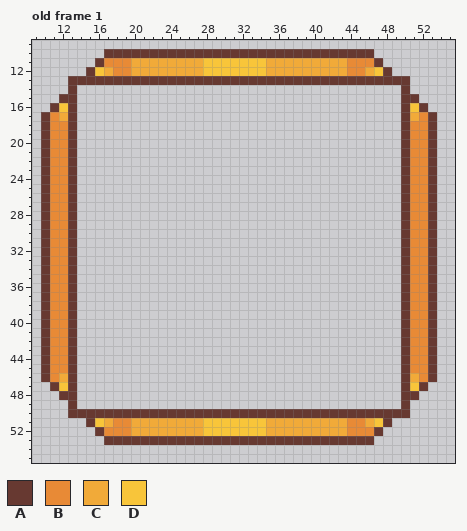
One commit to this pixel-art file: 과거시험 시제/이미지 작업/interface/tab/tabRing.aseprite. The first picture shows the starting point.
64x64 pixels, 1 frame. Shown: old frame 1: x 9..55, y 9..55.
Palette (. is transparent): A #673931  B #e88a36  C #f1aa39  D #f8c53a
Pixels before, old frame 1, first column x 10:
10 .......AAAAAAAAAAAAAAAAAAAAAAAAAAAAAA.......
11 ......ABBBCCCCCCCCDDDDDDDCCCCCCCCCBBBA......
12 .....ADCBBCCCCCCCCDDDDDDDCCCCCCCCCBBCDA.....
13 ...AAAAAAAAAAAAAAAAAAAAAAAAAAAAAAAAAAAAAA...
14 ...A....................................A...
15 ..AA....................................AA..
16 .ADA....................................ADA.
17 ABCA....................................ACBA
18 ABBA....................................ABBA
19 ABBA....................................ABBA
20 ABBA....................................ABBA
21 ABBA....................................ABBA
22 ABBA....................................ABBA
23 ABBA....................................ABBA
24 ABBA....................................ABBA
25 ABBA....................................ABBA
26 ABBA....................................ABBA
27 ABBA....................................ABBA
28 ABBA....................................ABBA
29 ABBA....................................ABBA
30 ABBA....................................ABBA
31 ABBA....................................ABBA
32 ABBA....................................ABBA
33 ABBA....................................ABBA
34 ABBA....................................ABBA
35 ABBA....................................ABBA
36 ABBA....................................ABBA
37 ABBA....................................ABBA
38 ABBA....................................ABBA
39 ABBA....................................ABBA
40 ABBA....................................ABBA
41 ABBA....................................ABBA
42 ABBA....................................ABBA
43 ABBA....................................ABBA
44 ABBA....................................ABBA
45 ABBA....................................ABBA
46 ABCA....................................ACBA
47 .ADA....................................ADA.
48 ..AA....................................AA..
49 ...A....................................A...
50 ...AAAAAAAAAAAAAAAAAAAAAAAAAAAAAAAAAAAAAA...
51 .....ADCBBCCCCCCCCDDDDDDDCCCCCCCCCBBCDA.....
52 ......ABBBCCCCCCCCDDDDDDDCCCCCCCCCBBBA......
53 .......AAAAAAAAAAAAAAAAAAAAAAAAAAAAAA.......
After the commit:
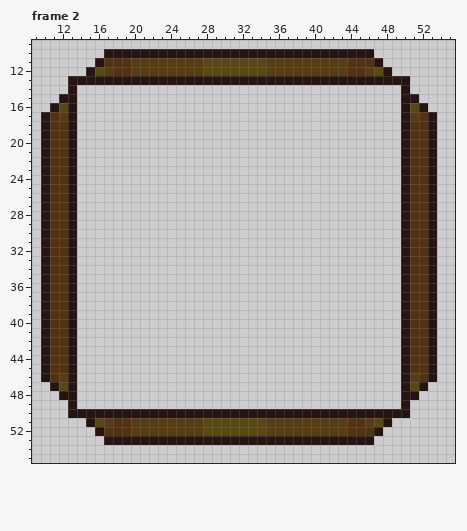
A new or re-ordered frame is compared with the old frame closest to it.
The author wrote: tab UI 작업 아이템 출력창 오브젝트 생성
The edit:
frames 1 -> 2
colour A: #673931 -> #251411
colour B: #e88a36 -> #533113
colour C: #f1aa39 -> #563d14
colour D: #f8c53a -> #594714
